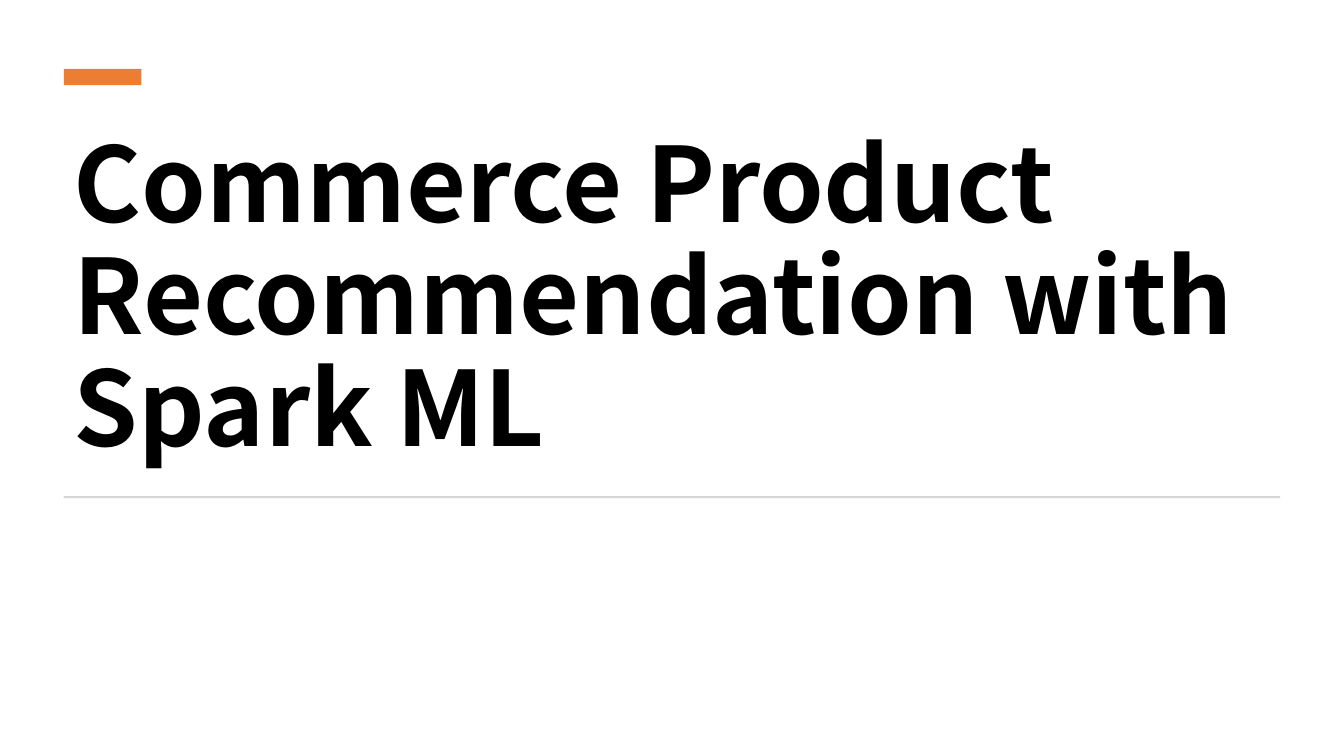
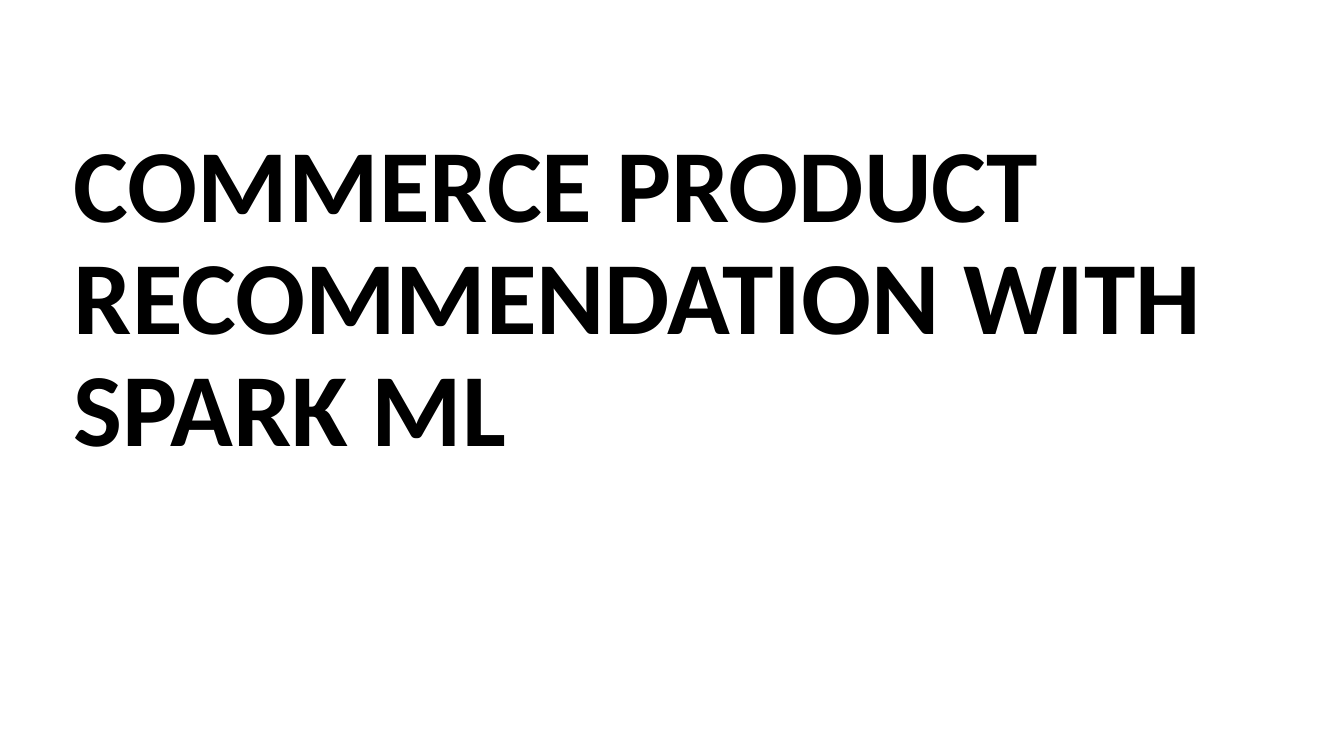
Before and after one commit to susie682/752-project, a slide deck: slide 1 of Commerce Product Recommendation with Spark ML-PPT - V2.pptx. Drawn at 1344x756 pixels with LibreOffice and Linux fonts; fonts in the diff are those of the drawing; background and template pictures are left out. Boxes give left, top, right and bottom in pixels: in the first picture for what was removed or moved away, otherwise in the second. Text is boxed around its words. In the diff, an @@ line names an element or a change of style, - is before the commit and + after.

```diff
--- a/Commerce Product Recommendation with Spark ML-PPT - V2.pptx
+++ b/Commerce Product Recommendation with Spark ML-PPT - V2.pptx
@@ rectangle removed at [64,69,142,85] @@
@@ title at [74,154,1201,447]: text changed; font Noto Sans CJK SC to Calibri @@
-Commerce Product Recommendation with Spark ML
+COMMERCE PRODUCT RECOMMENDATION WITH SPARK ML
@@ rectangle removed at [64,496,1280,498] @@
```
Also in this commit, not shown: 14 other slides changed.
